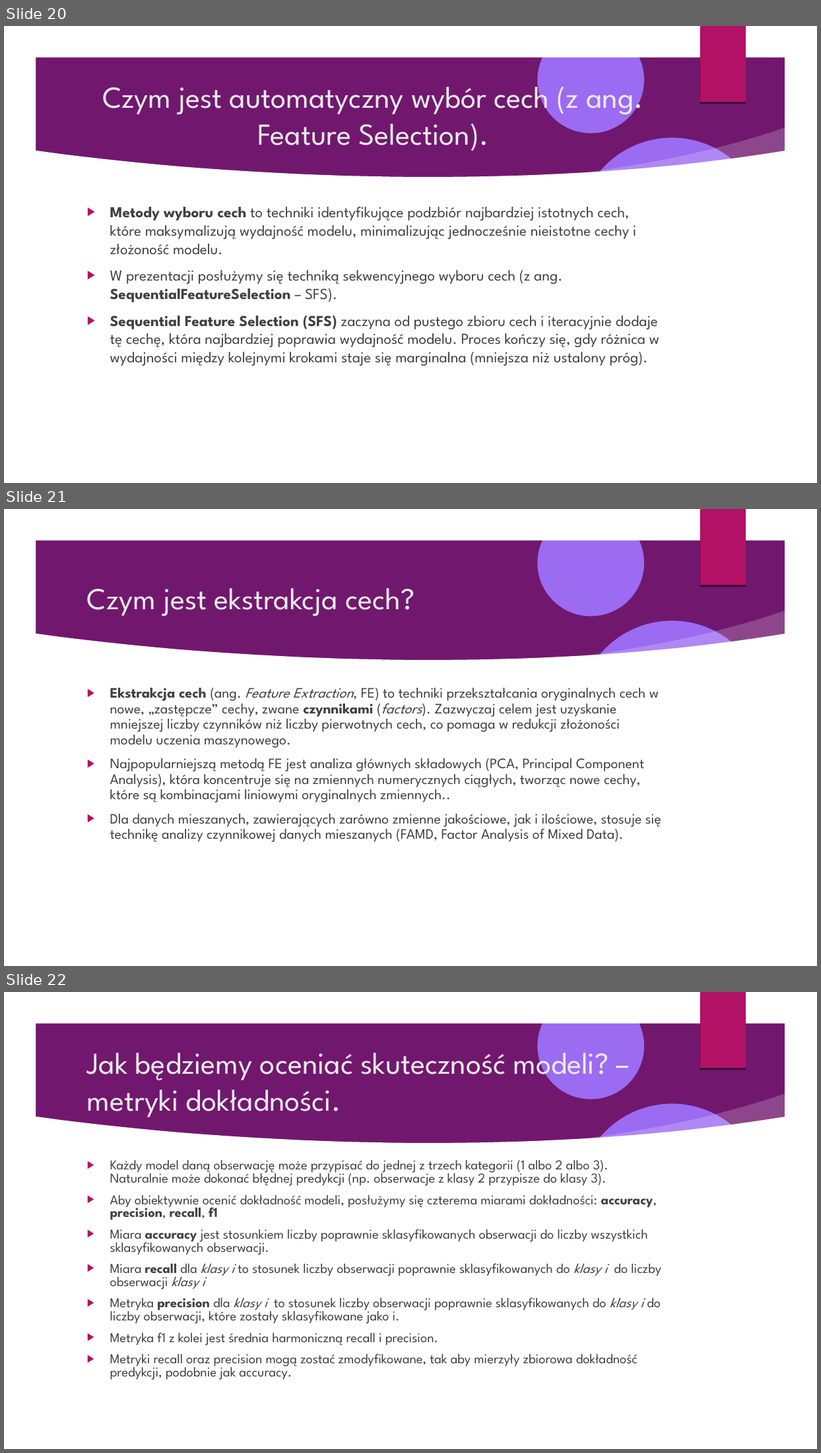
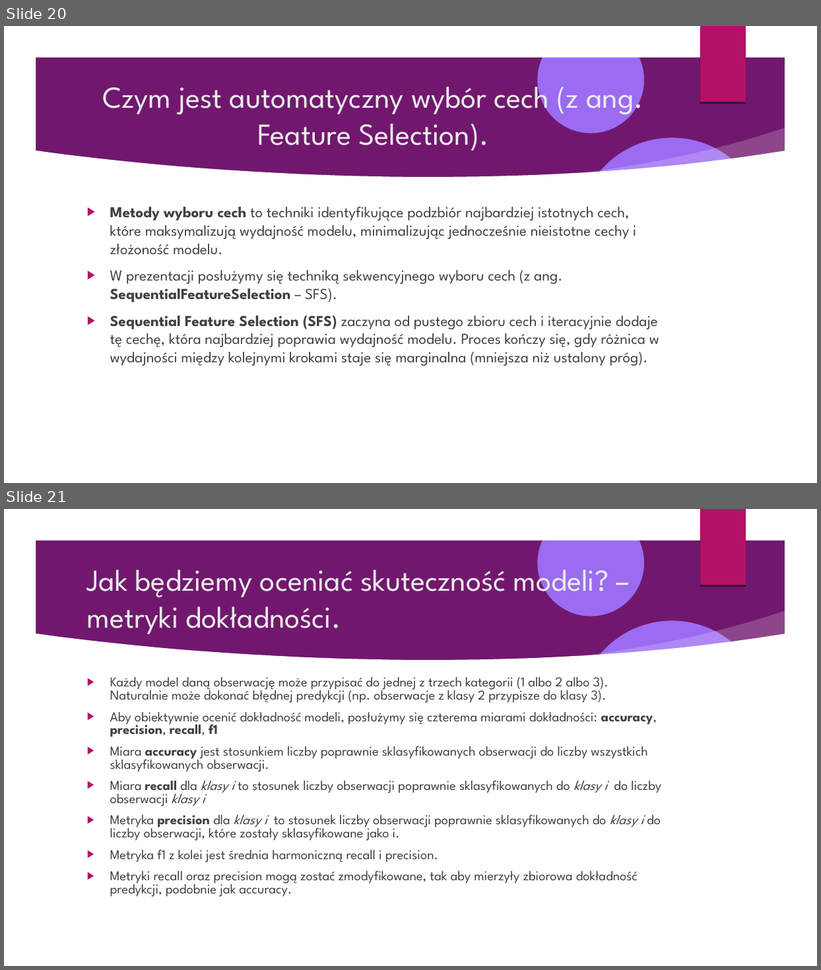
Before and after one commit to Pawel-Tomasz-Nowak/Scientific-collaboration, a slide deck: EmissionAnalysis/Prezentacja projektu.odp. Shown one above the other, each under a label of ours: slides 20, 21 and 22 before the commit, slides 20 and 21 after it. The pictures are 821x1453 and 821x970 pixels, drawn with LibreOffice and Linux fonts; fonts in the diff are those of the drawing; background and template pictures are left out. Boxes give left, top, right and bottom in pixels: in the first picture for what was removed or moved away, otherwise in the second. Text is boxed around its words. In the diff, an @@ line names an element or a change of style, - is before the commit and + after.

```diff
--- a/EmissionAnalysis/Prezentacja projektu.odp
+++ b/EmissionAnalysis/Prezentacja projektu.odp
@@ slide 21 removed at (4, 509, 817, 966), background picture (left out); not listed: 9 template elements that a slide beside it also shows @@
@@ title removed at (87, 588, 415, 616) @@
-Czym jest ekstrakcja cech?
@@ text removed at (110, 688, 661, 842) @@
-▶ Ekstrakcja cech (ang. Feature Extraction, FE) to techniki przekształcania oryginalnych cech w nowe, „zastępcze” cechy, zwane czynnikami (factors). Zazwyczaj celem jest uzyskanie mniejszej liczby czynników niż liczby pierwotnych cech, co pomaga w redukcji złożoności modelu uczenia maszynowego.
-▶ Najpopularniejszą metodą FE jest analiza głównych składowych (PCA, Principal Component Analysis), która koncentruje się na zmiennych numerycznych ciągłych, tworząc nowe cechy, które są kombinacjami liniowymi oryginalnych zmiennych..
-▶ Dla danych mieszanych, zawierających zarówno zmienne jakościowe, jak i ilościowe, stosuje się technikę analizy czynnikowej danych mieszanych (FAMD, Factor Analysis of Mixed Data).
@@ what was slide 22 is now slide 21 @@
```
Also in this commit, not shown: 4 slides changed, 1 slide added.
